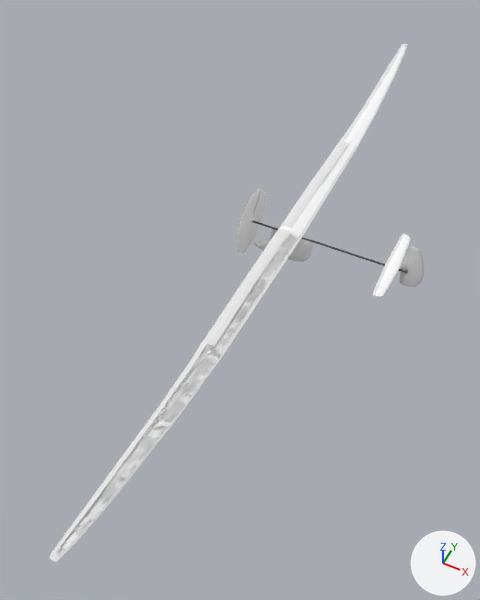
The Blender file art/dash.blend as it was, and as the next commit left it.
Before and after are seen from a 50 mm camera at (8.3, -21.3, 21.5) aimed at (-0.7, -3.4, -0.8). Every picture has the same lights, and +X, +Y and +Z are marked at lower right.

Objects in the first picture: 'LeftWingCovering', 'LeftWingEdge', 'Propeller.Fast', 'RightWingCovering', 'RightWingEdges'.
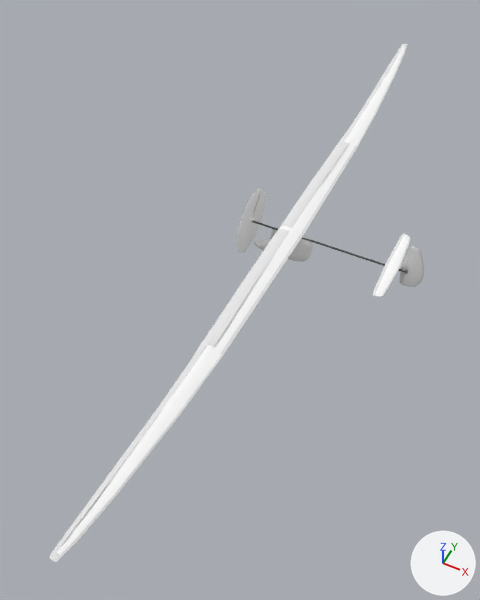
Pixel boxes (x1, y1, x2, y2) of what changed, in the pictures (480 x 600 px):
part 1 of me_rightwingeron_001, deleted: before (193, 233, 298, 374)
part 2 of me_rightwingeron_001, deleted: before (57, 429, 161, 555)
part 3 of me_rightwingeron_001, deleted: before (148, 366, 207, 435)

The edits, one by one:
me_rightwingeron_001 has 2459 vertices, 4768 faces, 3 loose edges and spans x -2.6..-1.5, y 0.2..17.2, z 0.1..1.3.
me_rightwingeron_001 is used by ob_leftwingcovering; location (2.28, 0.0, 0.69); scale (1.0, -1.0, 1.0).
me_rightwingeron_001 part 1: the loose piece of 610 vertices spanning x -2.6..-1.5, y 0.2..8.7, z 0.1..0.3 is deleted.
me_rightwingeron_001 part 2: the loose piece of 380 vertices spanning x -2.5..-1.7, y 11.9..17.2, z 0.5..1.3 is deleted.
me_rightwingeron_001 part 3: the loose piece of 230 vertices spanning x -2.5..-1.6, y 8.7..11.9, z 0.2..0.6 is deleted.
